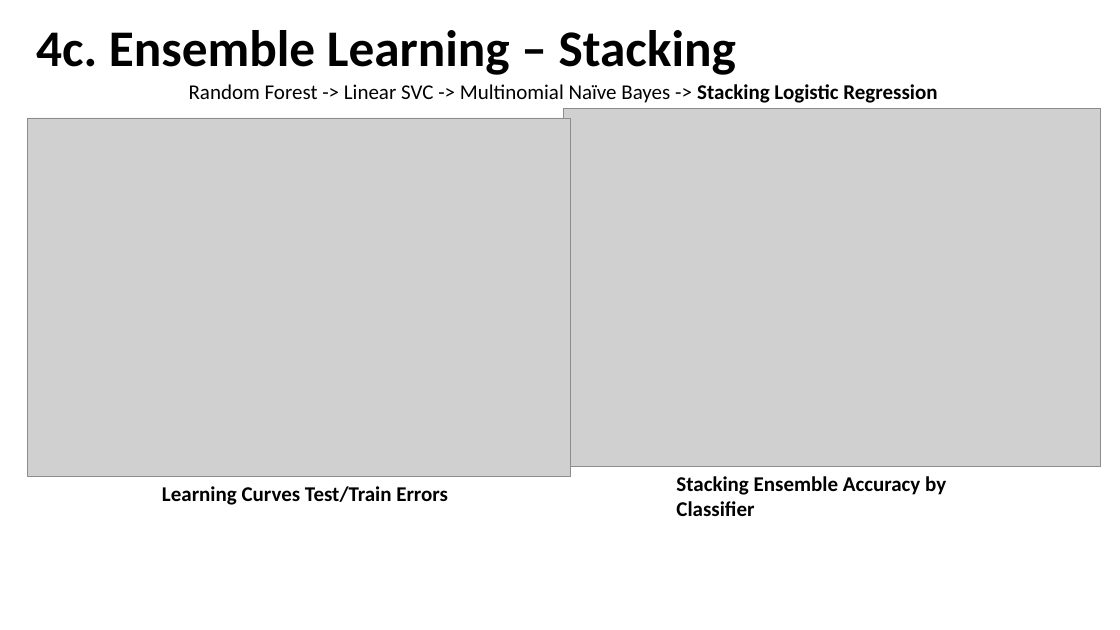
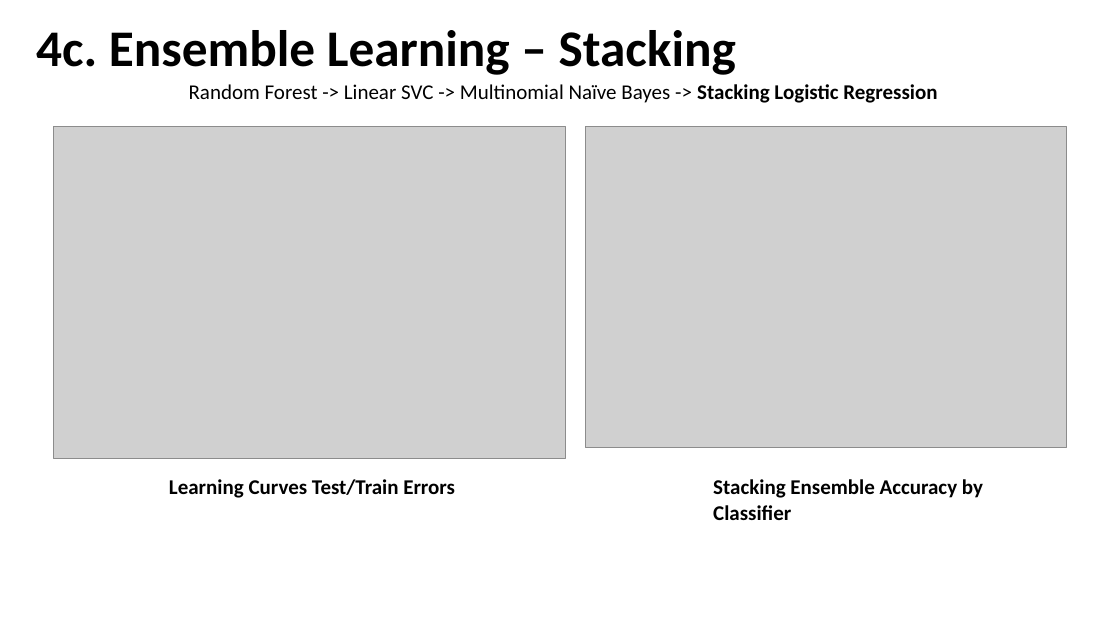
Before and after one commit to CSML1010-3-2020/NLPCourseProject, a slide deck: slide 15 of CSML1010_Group3_Project_Milestone02.pptx. Drawn at 1120x630 pixels with LibreOffice and Linux fonts; fonts in the diff are those of the drawing; grey boxes stand for pictures. Boxes give left, top, right and bottom in pixels: in the first picture for what was removed or moved away, otherwise in the second. Text is boxed around its words. In the diff, an @@ line names an element or a change of style, - is before the commit and + after.

```diff
--- a/CSML1010_Group3_Project_Milestone02.pptx
+++ b/CSML1010_Group3_Project_Milestone02.pptx
@@ picture: place and size @@
-picture at bbox=[28, 118, 571, 476]
+picture at bbox=[54, 126, 566, 458]
@@ picture: place and size @@
-picture at bbox=[564, 108, 1101, 466]
+picture at bbox=[586, 126, 1067, 447]
@@ text "Learning Curves Test/Train Errors": place and size @@
-text "Learning Curves Test/Train Errors" at bbox=[162, 486, 448, 505]
+text "Learning Curves Test/Train Errors" at bbox=[169, 479, 455, 498]
@@ text "Stacking Ensemble Accuracy by Classifier": place and size @@
-text "Stacking Ensemble Accuracy by Classifier" at bbox=[676, 476, 946, 516]
+text "Stacking Ensemble Accuracy by Classifier" at bbox=[713, 479, 983, 520]
```
Also in this commit, not shown: 9 other slides changed, 1 slide added.
